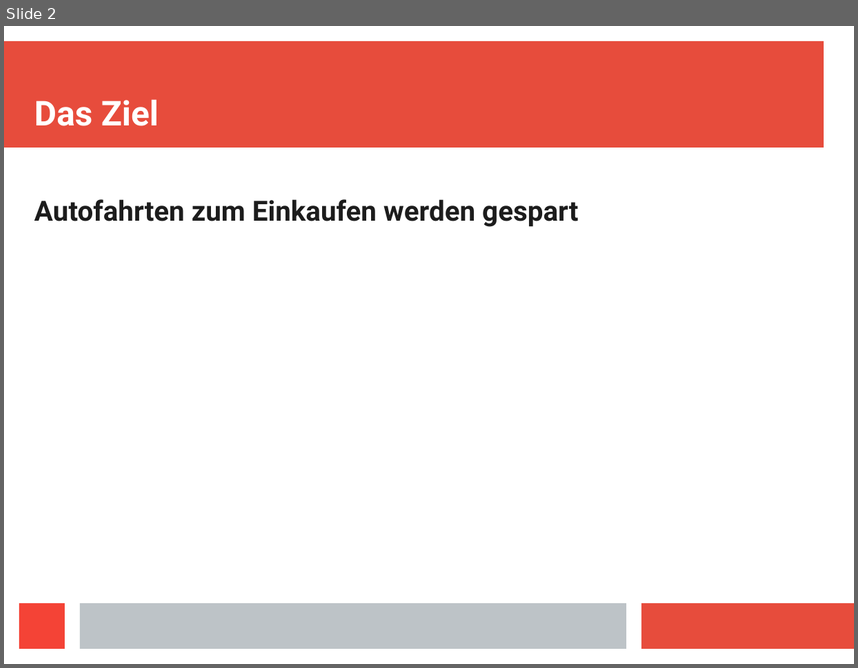
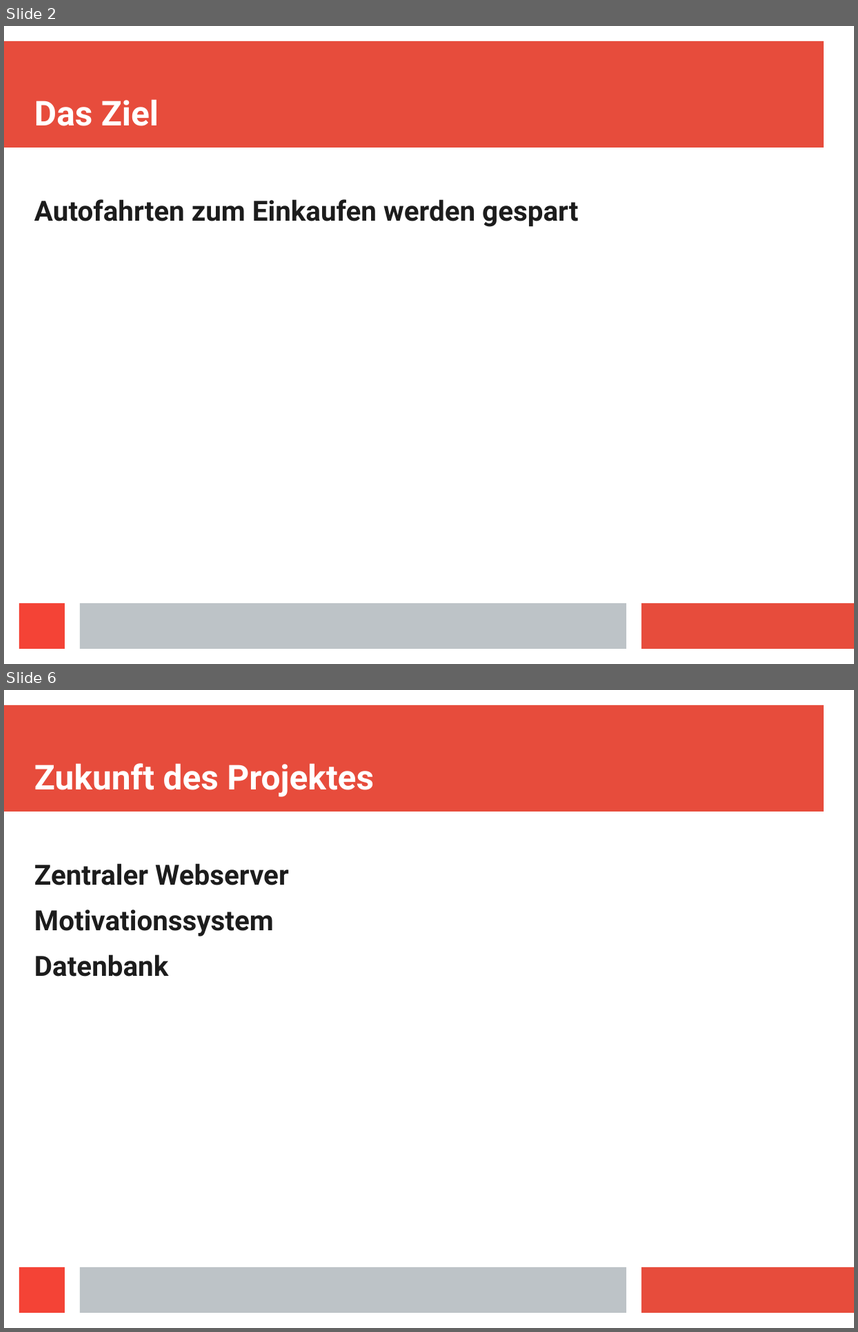
Before and after one commit to freiqu/Buy2gether, a slide deck: Praesentation.odp. Shown one above the other, each under a label of ours: slide 2 before the commit, slides 2 and 6 after it; the slides between them are not shown. The pictures are 858x668 and 858x1332 pixels, drawn with LibreOffice and Linux fonts; fonts in the diff are those of the drawing. Boxes give left, top, right and bottom in pixels: in the first picture for what was removed or moved away, otherwise in the second. Text is boxed around its words. In the diff, an @@ line names an element or a change of style, - is before the commit and + after.

```diff
--- a/Praesentation.odp
+++ b/Praesentation.odp
@@ slide 6 added at (x1=4, y1=690, x2=854, y2=1328), background #FFFFFF; not listed: 4 template elements that a slide beside it also shows @@
@@ title added at (x1=34, y1=763, x2=374, y2=797), 32 pt, text #FFFFFF, bold @@
+Zukunft des Projektes
@@ text added at (x1=34, y1=863, x2=289, y2=976), 26 pt, text #1C1C1C, bold @@
+Zentraler Webserver
+Motivationssystem
+Datenbank
```
Also in this commit, not shown: 2 slides changed, 1 other slide added, 1 other file.
